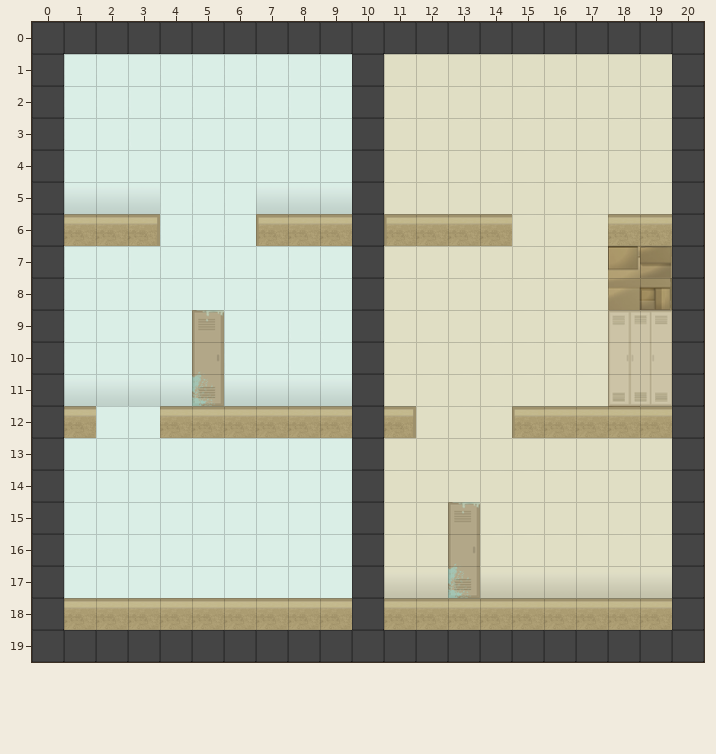
A Tiled map gets an edit: Smap/test.tmx. Above: the version before the commit.
Cells are 32x32 px. Shown: x 0..20, y 0..19.
The result:
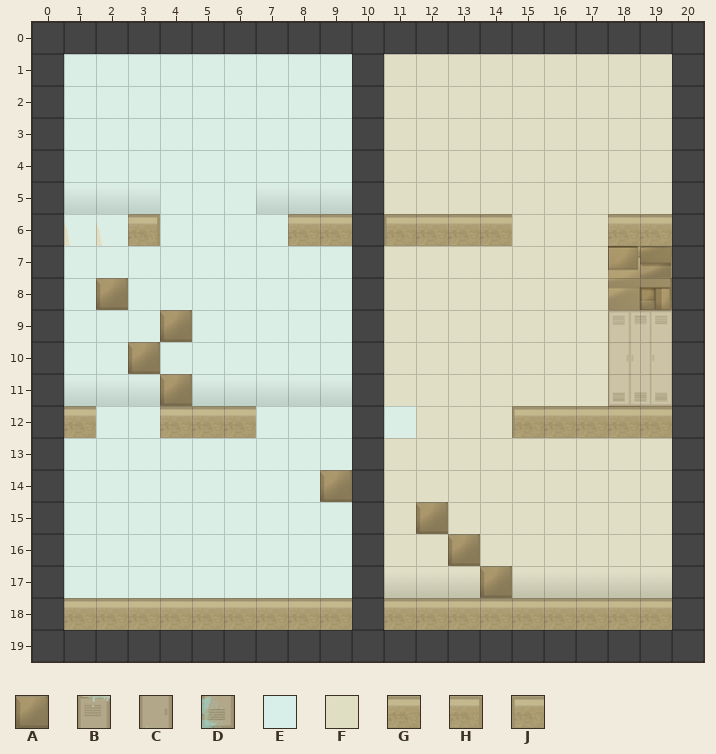
Key: from "cartons": A 1; from "casier": B 4, C 9, D 14; from "mur": E 10, F 25; from "sol": G 0, H 1, J 2.
_ is an empty cell.
From old to new:
Layer "Calque de Tile 1":
Tile F gives way to tile E in row 6 at x 7.
Layer "Calque 2":
Tile C gives way to tile A in row 16 at x 13.
The edit adds tile A in row 8 at x 2; in row 9 at x 4; in row 10 at x 3; in row 11 at x 4; in row 14 at x 9; in row 15 at x 12.
The edit adds tile A in row 17 at x 14.
Tile B is gone in row 9 at x 5; in row 15 at x 13.
Tile C is gone in row 10 at x 5.
Tile D is gone in row 11 at x 5; in row 17 at x 13.
Tile G is gone in row 6 at x 1 to 2; in row 12 at x 7 to 9.
Tile H is gone in row 12 at x 11.
Tile J is gone in row 6 at x 7.
Boxes around the changes in both pictures, in picture pixels (x1, y1, x2, y2):
removed: (64, 214, 128, 246)
changed: (256, 214, 288, 246)
added: (96, 278, 128, 310)
changed: (128, 310, 224, 406)
removed: (256, 406, 352, 438)
removed: (384, 406, 416, 438)
added: (320, 470, 352, 502)
changed: (416, 502, 512, 598)
